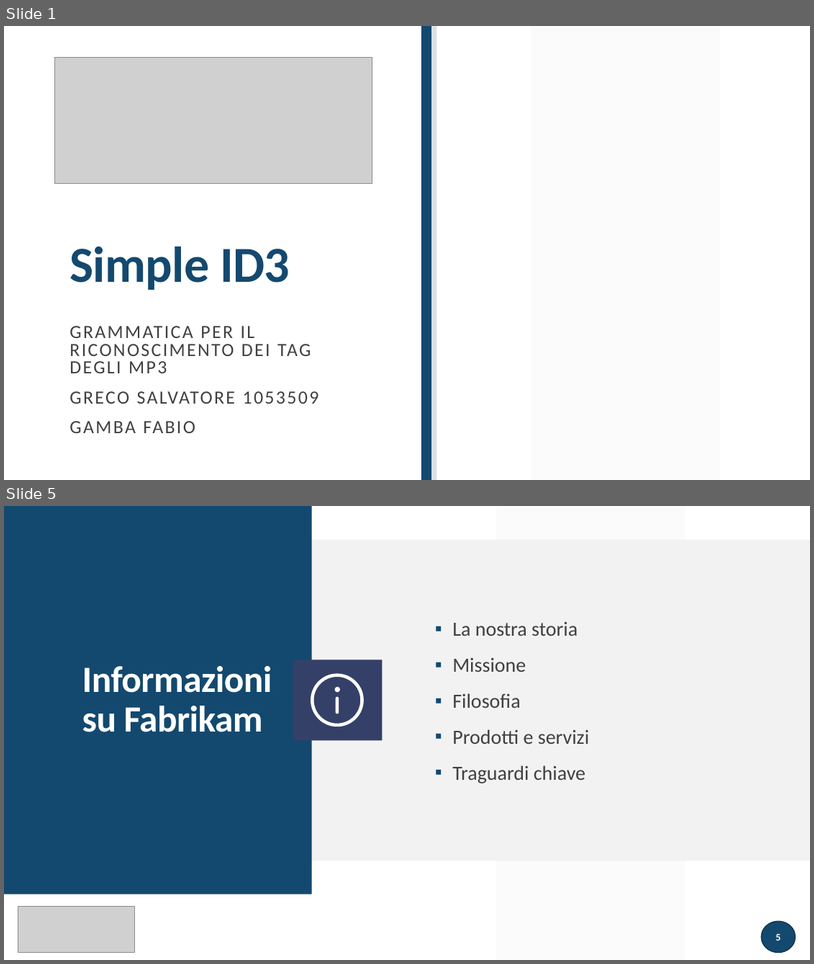
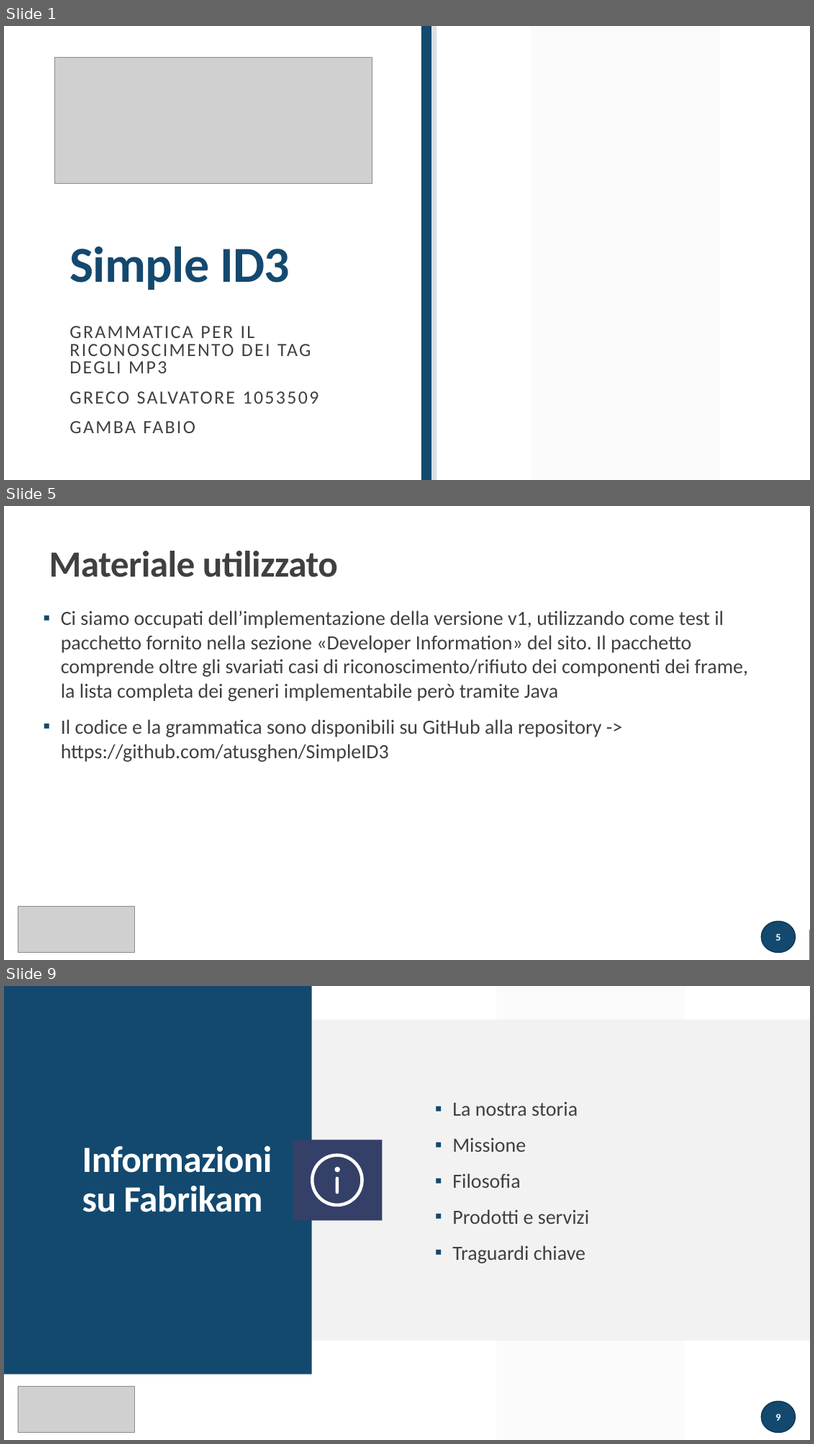
Before and after one commit to atusghen/SimpleID3, a slide deck: presentazione.pptx. Shown one above the other, each under a label of ours: slides 1 and 5 before the commit, slides 1, 5 and 9 after it; the slides between them are not shown. The pictures are 814x964 and 814x1444 pixels, drawn with LibreOffice and Linux fonts; fonts in the diff are those of the drawing; grey boxes stand for pictures. Boxes give left, top, right and bottom in pixels: in the first picture for what was removed or moved away, otherwise in the second. Text is boxed around its words. In the diff, an @@ line names an element or a change of style, - is before the commit and + after.

```diff
--- a/presentazione.pptx
+++ b/presentazione.pptx
@@ slide 5 added at [4, 506, 810, 960], background #FFFFFF; not listed: 1 template element that a slide beside it also shows @@
@@ rectangle added at [4, 506, 810, 960], fill #FFFFFF @@
@@ title added at [49, 551, 338, 577], 44 pt, text #404040, bold @@
+Materiale utilizzato
@@ text added at [61, 610, 748, 762], 24 pt, text #404040 @@
+▪ Ci siamo occupati dell’implementazione della versione v1, utilizzando come test il pacchetto fornito nella sezione «Developer Information» del sito. Il pacchetto comprende oltre gli svariati casi di riconoscimento/rifiuto dei componenti dei frame, la lista completa dei generi implementabile però tramite Java
+▪ Il codice e la grammatica sono disponibili su GitHub alla repository -> https://github.com/atusghen/SimpleID3
@@ rectangle added at [44, 670, 239, 700], fill #FFFFFF, outline #FFFFFF 1.25 pt @@
@@ line added from (44, 680) to (231, 680), #404040 1 pt @@
@@ picture added at [18, 906, 135, 952] @@
@@ rectangle added at [4, 929, 810, 960], fill #262626 @@
@@ page number added at [762, 921, 796, 952], fill #14496F, outline #0F3652 1.25 pt, 12 pt, text #FFFFFF, bold @@
+5
@@ what was slide 5 is now slide 9 @@
```
Also in this commit, not shown: 2 slides changed, 4 other slides added, 1 slide removed.
